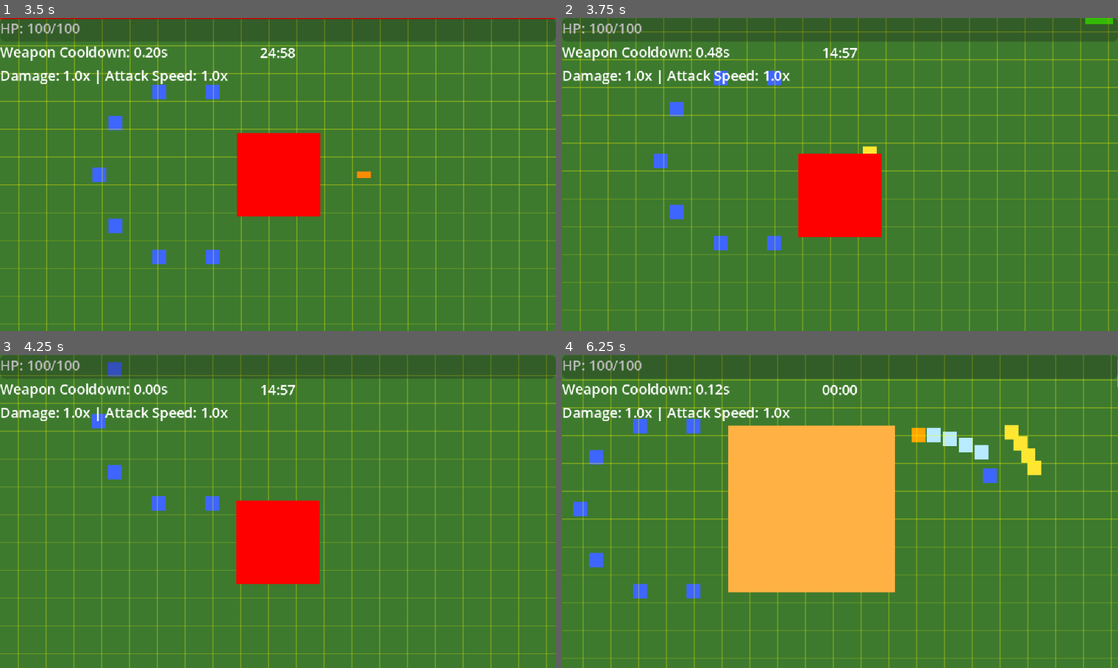
Above: before the commit, frames 1-4 (two rows, left to right).
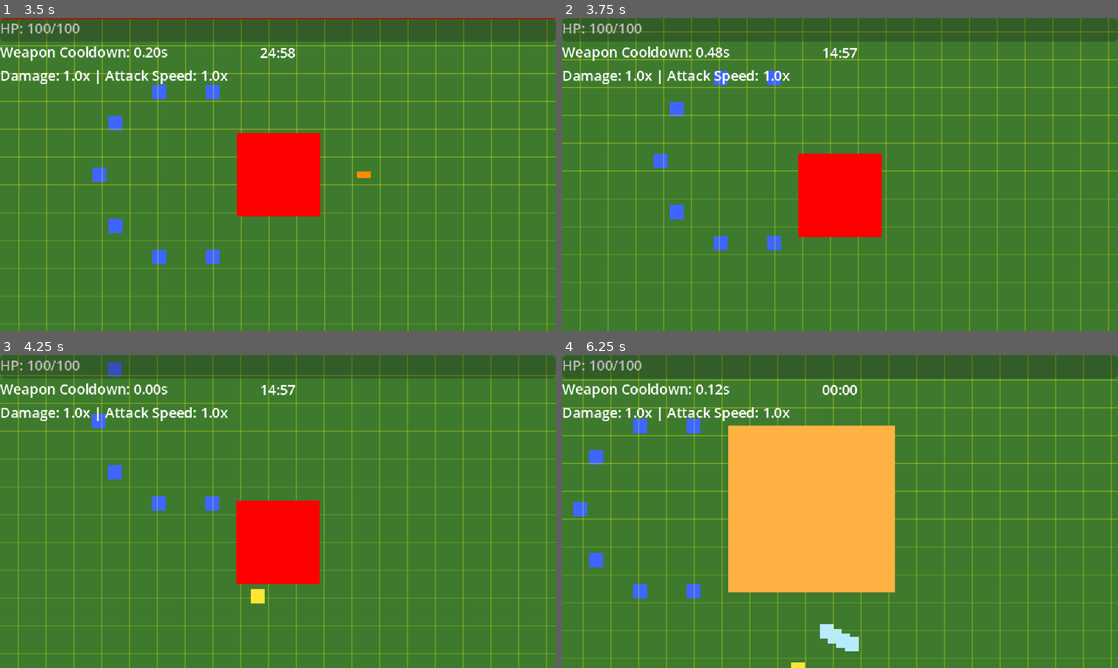
Above: after the commit, the same moments.

Repository: thejoshyee/sarimanok-game
Game: Godot game, scene res://main.tscn
Same seed, same stepped clock (60 frames per second), same inputs: the game is played once before the commit and once after it.
Inputs:
- Up to frame 1 (3.5 s): tap Enter (ui_accept) at 0.5, 0.77 s; hold Right (move_right) 0.53-1.25 s; hold 1 0.53-1.25 s; click "NEW! Spiral Feathers" at 1.25 s; click "NEW! Feather Shot" at 2 s; click "NEW! Flame Wing" at 2.75 s
- Up to frame 2 (3.75 s): hold S (move_down) from 3.53 s (still down); tap 2 at 3.6 s
- Up to frame 3 (4.25 s): keep holding S (move_down); tap Enter (ui_accept) at 3.77 s
- Up to frame 4 (6.25 s): release S (move_down) at 4.28 s; hold Right (move_right) 4.28-5.03 s; hold 3 4.28-5.03 s; hold Up (move_up) 5.03-5.78 s; tap 4 at 5.1 s; tap Enter (ui_accept) at 5.27, 6.02 s; hold A (move_left) from 5.78 s (still down); tap R at 5.85 s

Frame 1 is identical in both runs. In frame 2, 0.2% of the frame differs, in the area x 54-100%, y 0-44%; in frame 3, 0.1%; in frame 4, 1.6%, in the area x 41-100%, y 1-100%.

Commit message:
fix(spawner): retry out-of-bounds positions instead of clamping to prevent enemy stacking

Diff:
--- a/game/scripts/core/enemy_spawner.gd
+++ b/game/scripts/core/enemy_spawner.gd
@@ -39,32 +39,27 @@
 
 
 func spawn_enemy() -> void:
+	var spawn_pos = _find_valid_spawn_pos()
+	if spawn_pos == Vector2.INF:
+		return
+
 	var enemy = PoolManager.spawn(_get_enemy_pool_id())
 	if not enemy:
 		return
 
-	# Calculate spawn position using polar coordinates
-	# WHY: Ring spawn ensures enemies come from all directions, just off-screen
-	var angle = randf() * TAU  # Random angle (0 to 2π)
-	var offset = Vector2(cos(angle), sin(angle)) * spawn_dist * randf_range(0.9, 1.1) # Randomize distance slightly
-	var spawn_pos = player.global_position + offset
-
-	# Store unclamped position for debug comparison
-	var unclamped_pos = spawn_pos
-
-	# Clamp to arena bounds to prevent off-map spawning
-	spawn_pos.x = clamp(spawn_pos.x, 0, ARENA_WIDTH)
-	spawn_pos.y = clamp(spawn_pos.y, 0, ARENA_HEIGHT)
-
-
-	# Debug: Log when clamping actually changes the position (boundary case)
-	if spawn_pos != unclamped_pos:
-		print("SPAWN CLAMPED: ", unclamped_pos, " -> ", spawn_pos)
-
 	enemy.global_position = spawn_pos
 	enemy.initialize_stats(GameTimer.elapsed_minutes)
 
-	# Update spawn rate for next cycle - gets faster over time
 	var elapsed = GameTimer.elapsed_minutes
 	spawn_timer.wait_time = SpawnManager.get_spawn_interval(elapsed)
-	print("Spawn interval: ", spawn_timer.wait_time, "s at ", elapsed, " min")
+
+
+func _find_valid_spawn_pos() -> Vector2:
+	const MAX_ATTEMPTS = 8
+	for _i in MAX_ATTEMPTS:
+		var angle = randf() * TAU
+		var offset = Vector2(cos(angle), sin(angle)) * spawn_dist * randf_range(0.9, 1.1)
+		var pos = player.global_position + offset
+		if pos.x >= 0 and pos.x <= ARENA_WIDTH and pos.y >= 0 and pos.y <= ARENA_HEIGHT:
+			return pos
+	return Vector2.INF
Not shown, changed: .taskmaster/tasks/tasks.json
